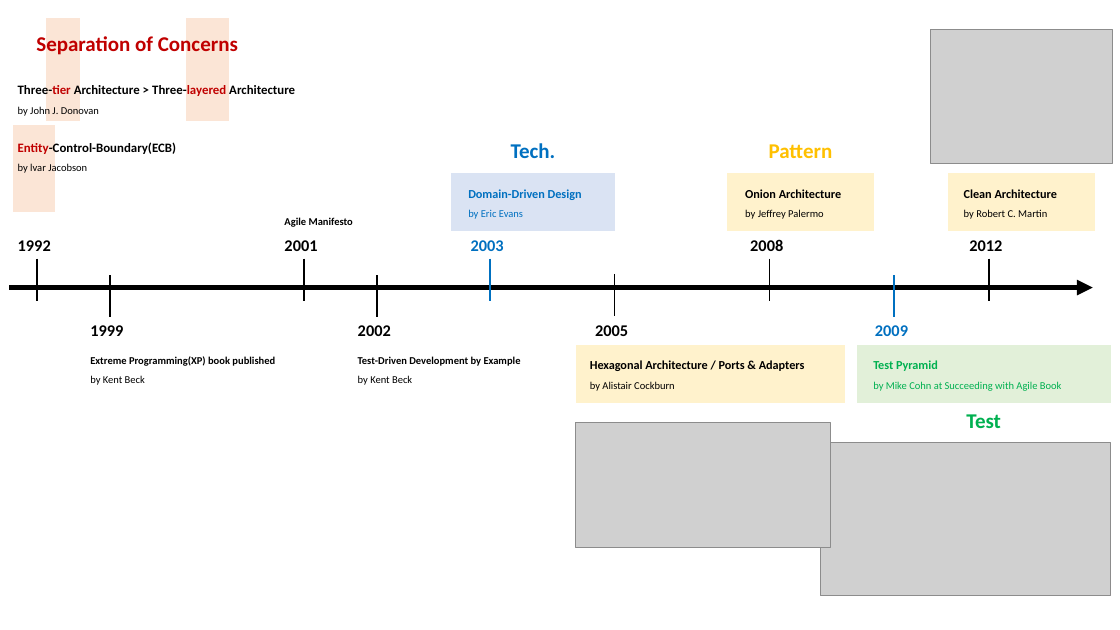
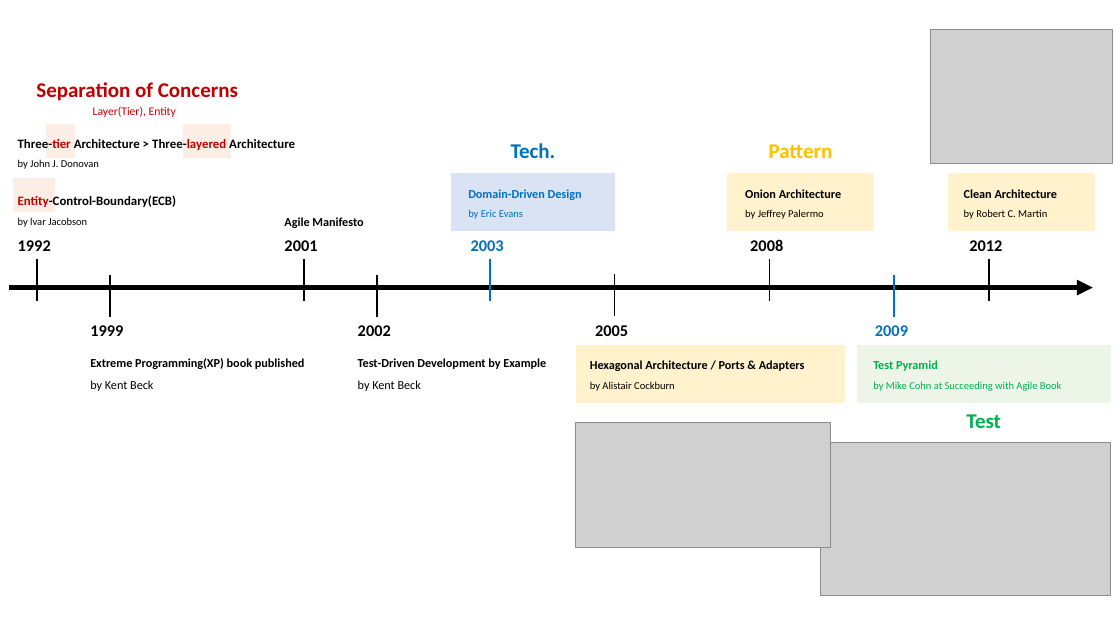
Before and after one commit to hhko/ArchDdd, a slide deck: slide 2 of README.pptx. Drawn at 1120x630 pixels with LibreOffice and Linux fonts; fonts in the diff are those of the drawing; grey boxes stand for pictures. Boxes give left, top, right and bottom in pixels: in the first picture for what was removed or moved away, otherwise in the second. Text is boxed around its words. In the diff, an @@ line names an element or a change of style, - is before the commit and + after.

```diff
--- a/README.pptx
+++ b/README.pptx
@@ text "Separation of Concerns" rewrapped from (36, 33, 238, 57) to (36, 82, 238, 101) @@
@@ text added at (93, 106, 176, 117), 10 pt, text #C00000 @@
+Layer(Tier), Entity
@@ text "Three-tier Architecture > Three-layered Architecture": place and size @@
-text "Three-tier Architecture > Three-layered Architecture" at (18, 83, 295, 173)
+text "Three-tier Architecture > Three-layered Architecture" at (18, 139, 295, 227)
@@ fill #FBE5D6 to #FCEEE4; outline #FBE5D6 1 pt to #FCEEE4 1 pt in 3 elements at (13, 179, 55, 212), (184, 124, 230, 157), (47, 124, 75, 157) @@
@@ rectangle: place and size @@
-rectangle at (46, 18, 79, 121)
+rectangle at (47, 124, 75, 157)
@@ rectangle: place and size @@
-rectangle at (187, 18, 229, 121)
+rectangle at (184, 124, 230, 157)
@@ rectangle: place and size @@
-rectangle at (13, 126, 55, 212)
+rectangle at (13, 179, 55, 212)
@@ size 9 to 10.5 pt in 3 elements at (90, 358, 305, 391), (358, 358, 546, 391), (284, 217, 363, 228) @@
```
Also in this commit, not shown: 4 other files.
